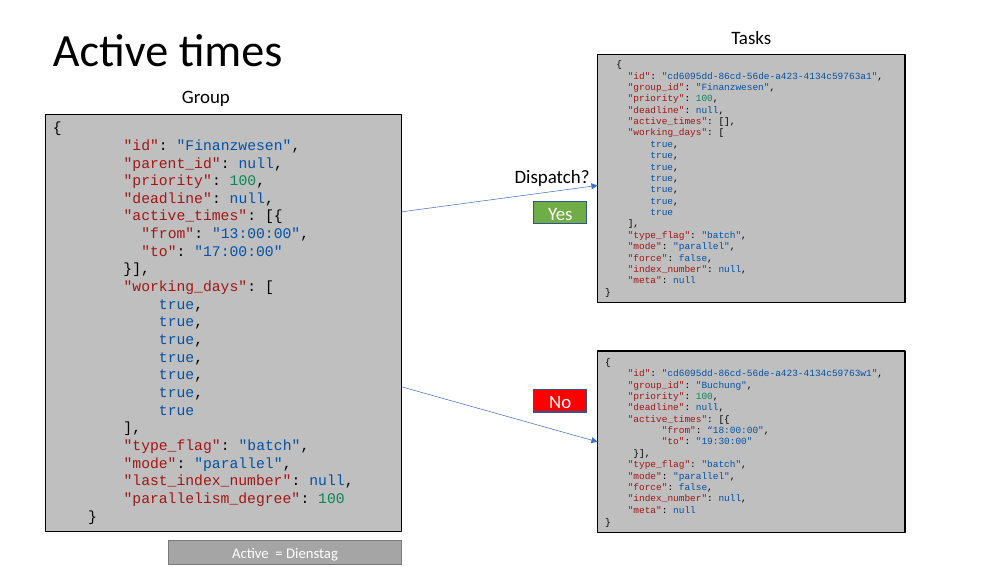
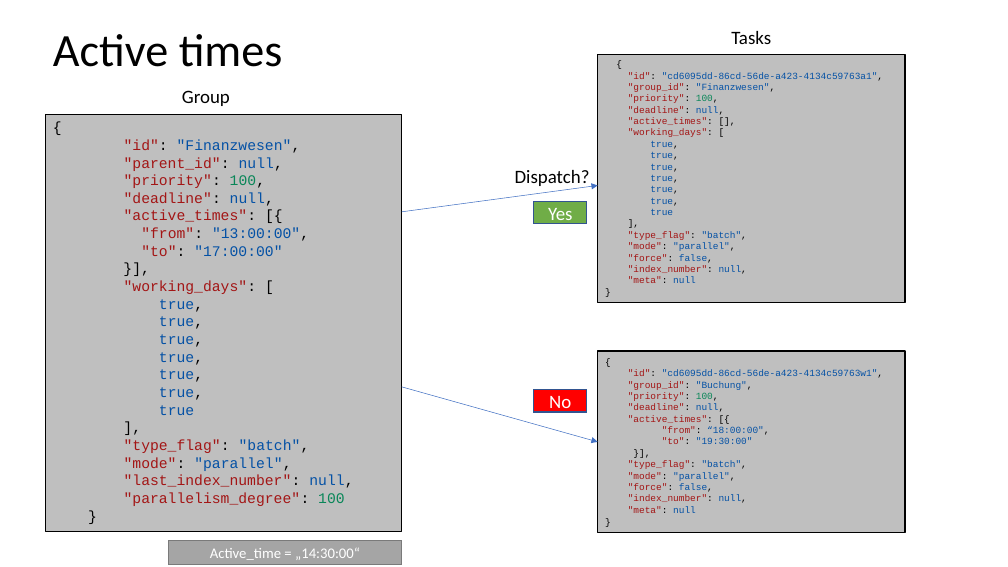
Before and after one commit to AMOS-HoneyBadgers/RealTimeScheduler, a slide deck: slide 6 of docs/Präsi-Features.pptx. Drawn at 1008x567 pixels with LibreOffice and Linux fonts; fonts in the diff are those of the drawing. Boxes give left, top, right and bottom in pixels: in the first picture for what was removed or moved away, otherwise in the second. Text is boxed around its words. In the diff, an @@ line names an element or a change of style, - is before the commit and + after.

```diff
--- a/docs/Präsi-Features.pptx
+++ b/docs/Präsi-Features.pptx
@@ text in rectangle at <box>210,548,360,560</box>: text changed @@
-Active = Dienstag
+Active_time = „14:30:00“
```
Also in this commit, not shown: 2 other slides changed.
